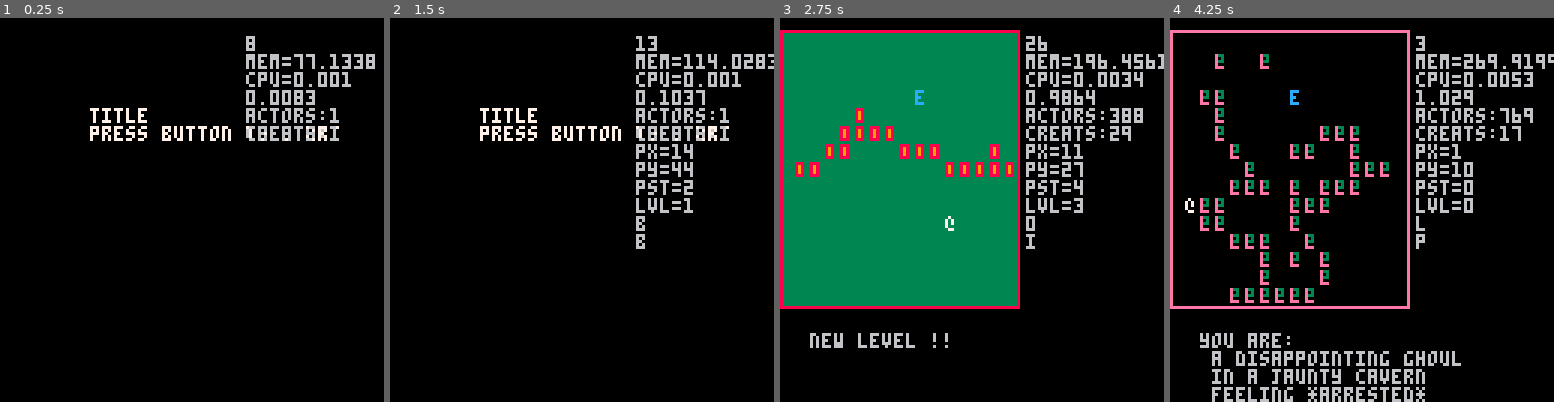
Above: before the commit, frames 1-4 (left to right).
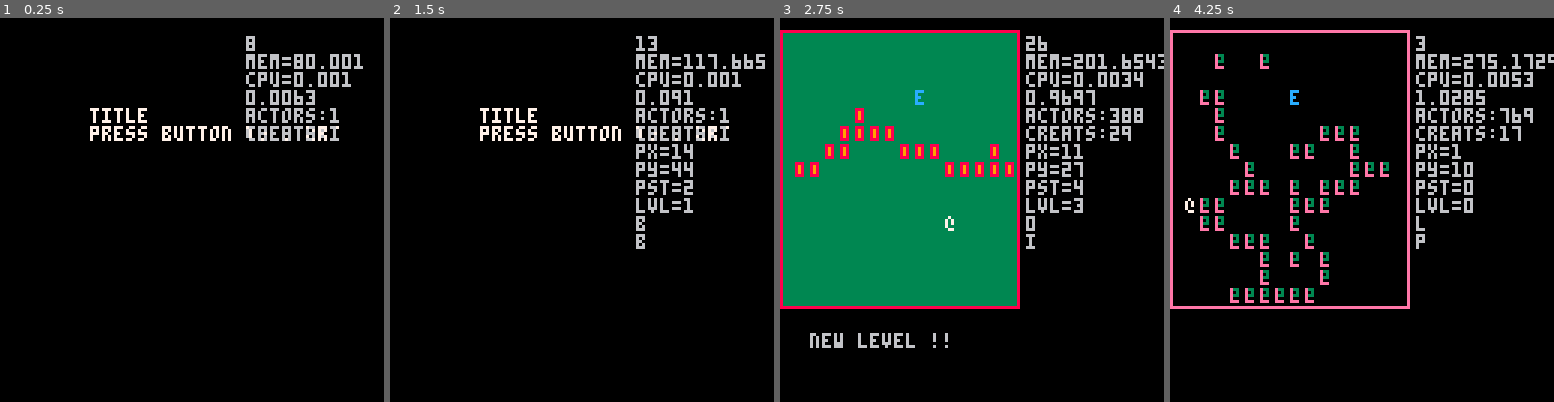
Above: after the commit, the same moments.

Repository: arnodick/castle
Game: PICO-8 cartridge castle.p8
Two runs of this game, one before a commit and one after it. Both use one fixed random seed, a clock stepped at 60 frames per second and the inputs below.
Inputs:
- Up to frame 1 (0.25 s): no input
- Up to frame 2 (1.5 s): tap X (X key) at 0.33, 1.07 s; tap O (Z key) at 0.7 s
- Up to frame 3 (2.75 s): hold Right 1.6-2.1 s; tap O (Z key) at 1.7, 2.1, 2.5 s; tap X (X key) at 1.85 s; hold Up 2.15-2.42 s; hold Right from 2.47 s (still down)
- Up to frame 4 (4.25 s): tap O (Z key) every 0.4 s from 2.9 to 4.1 s; tap X (X key) at 2.97, 4.08 s; release Right at 3.03 s; hold Left 3.08-3.58 s; hold Down 3.63-3.97 s; hold Right from 4.02 s (still down)

The runs differ from the first frame. In frame 1, 0.3% of the frame differs, in the area x 76-98%, y 9-21%; in frame 2, 0.3%; in frame 3, 0.3%; in frame 4, 3.7%, in the area x 7-98%, y 9-100%.

Commit message:
making it all

Diff:
--- a/castle.p8
+++ b/castle.p8
@@ -80,16 +80,18 @@
 	adjective[29]="swarthy"
 
 	pronouns={}
-	pronouns[1]="half"
-	pronouns[2]="demi"
-	pronouns[3]="hyper"
-	pronouns[4]="aqua"
-	pronouns[5]="anti"
-	pronouns[6]="meta"
-	pronouns[7]="robo"
-	pronouns[8]="hoary"
-	pronouns[9]="gnar"
-	pronouns[10]="were"
+	pronouns[1]="half-"
+	pronouns[2]="demi-"
+	pronouns[3]="hyper-"
+	pronouns[4]="aqua-"
+	pronouns[5]="anti-"
+	pronouns[6]="meta-"
+	pronouns[7]="robo-"
+	pronouns[8]="hoary-"
+	pronouns[9]="gnar-"
+	pronouns[10]="were-"
+	pronouns[11]="semi-"
+	pronouns[12]=""
 
 	species={}
 	species[1]="bear"
@@ -144,17 +146,36 @@
 	end
 
 	--player attributes
+	local ad=flr(rnd(#adjective))+1
+	local pn=#pronouns if rnd(1)<=0.5 then pn=flr(rnd(#pronouns))+1 end
+	local sp=flr(rnd(#species))+1
+	local fe=flr(rnd(#feelings))+1
 	for a=1,4 do
 		as[1][a].ch=1 as[1][a].c=7 as[1][a].m=1
+		as[1][a].ad=ad
+		as[1][a].pn=pn
+		as[1][a].sp=sp
+		as[1][a].fe=fe
 	end
 	--terrain attributes
 	for a=1,4 do
 		as[2][a].ch=flr(rnd(#chars)+1)  as[2][a].c=flr(rnd(14))+1 as[2][a].m=0
 		as[2][a].ch2=flr(rnd(#chars)+1) as[2][a].c2=flr(rnd(14))+1
+		as[2][a].ad=flr(rnd(#adjective))+1
+		as[2][a].pn=#pronouns if rnd(1)<=0.5 then as[2][a].pn=flr(rnd(#pronouns))+1 end
+		as[2][a].sp=flr(rnd(#species))+1
+		as[2][a].fe=flr(rnd(#feelings))+1
+
+--		as[2][a].status="thing"
 	end
 	--enemy attributes
 	for a=1,4 do
 		as[3][a].ch=6  as[3][a].c=12 as[3][a].m=2
+--		as[3][a].status="sorze"
+		as[3][a].ad=flr(rnd(#adjective))+1
+		as[3][a].pn=#pronouns if rnd(1)<=0.5 then as[2][a].pn=flr(rnd(#pronouns))+1 end
+		as[3][a].sp=flr(rnd(#species))+1
+		as[3][a].fe=flr(rnd(#feelings))+1
 	end
 
 	levelc=flr(rnd(3))
@@ -162,6 +183,7 @@
 	local at={}
 	local style={}
 
+	--even need this? just set actortypes instead of as[][] above
 	for a=1,3 do
 		at={}
 		for b=1,4 do
@@ -169,6 +191,12 @@
 			style.ch=sub(chars,as[a][b].ch,as[a][b].ch)
 			style.c=as[a][b].c
 			style.m=as[a][b].m
+			style.ad=as[a][b].ad
+			style.pn=as[a][b].pn
+			style.sp=as[a][b].sp
+			style.fe=as[a][b].fe
+--			style.m=as[a][b].m
+--			style.status=as[a][b].status
 			if a==2 then
 				style.ch2=sub(chars,as[a][b].ch2,as[a][b].ch2)
 				style.c2=as[a][b].c2
@@ -241,30 +269,34 @@
 	a.secy=flr(a.y/sector_s)*sector_s*cellh
 	a.shakex=0
 	a.shakey=0
-	a.status=a.x
+--	a.status={}
+--	a.status[1]="thing"
 	if a.t==3 or a.t==1 then
 		a.attack=0
 		a.attackdir=0
 		a.attackpwr=3
 		a.hit=0
-		--a.status="zorse"
+		--a.status[1]="zorse"
 		add(actors.creatures,a)
 	end
 	if a.t==1 then
 		a.steps=0
 		a.attackpwr=2
-		local n=flr(rnd(#adjective))+1
-		a.pn="" if rnd(1)>=0.5 then a.pn=pronouns[flr(rnd(#pronouns))+1].."-" end
-		a.de=" a "..adjective[n].. " "..a.pn..species[flr(rnd(#species)+1)]
-		a.fe=flr(rnd(#feelings))+1
+--		a.ad=flr(rnd(#adjective))+1
+		--a="" if rnd(1)>=0.5 then a.pn=pronouns[flr(rnd(#pronouns))+1].."-" end
+--		a.pn=#pronouns if rnd(1)<=0.5 then a.pn=flr(rnd(#pronouns))+1 end
+		--a.de=" a "..adjective[n].. " "..a.pn..species[flr(rnd(#species)+1)]
+--		a.sp=flr(rnd(#species))+1
+--		a.fe=flr(rnd(#feelings))+1
+--		a.target={}
 		a.target=nil
 
-		n=flr(rnd(#adjective))+1
-		a.status={}
-		a.status[1]="you are:"
-		a.status[2]=a.de
-		a.status[3]=" in a "..adjective[n].." "..places[flr(rnd(#places))+1]
-		a.status[4]=" feeling *"..feelings[a.fe].."*"
+		--n=flr(rnd(#adjective))+1
+		--a.status={}
+		--a.status[1]="you are:"
+		--a.status[2]=a.de
+		--a.status[3]=" in a "..adjective[n].." "..places[flr(rnd(#places))+1]
+		--a.status[4]=" feeling *"..feelings[a.fe].."*"
 		--del(adjective,adjective[n])
 	end
 	add(actors,a)
@@ -277,7 +309,8 @@
 	m.y=y
 	m.w=w
 	m.h=h
-	m.me=me
+	local mess={}
+	m.me=mess
 	add(menus,m)
 end
 
@@ -354,10 +387,11 @@
 function colactor(a,d,t)
 	local dire=direction(d)
 	--gotta put this where it chec pos!
-	if a.t==1 then p.target=t.status end
-	if t.t!=2 then
+	--if t.t!=2 then
 		if t!=a then
 		if a.x+dire[1]==t.x and a.y+dire[2]==t.y then
+			--if a.t==1 then
+			--a.target=t.status --end
 			sfx(0)
 			for b=1,2 do
 				if dire[b]!=0 then a.attackdir=b end
@@ -378,7 +412,7 @@
 			end
 		end
 		end
-	end
+	--end
 end
 
 function moveactor(a,d)
@@ -393,9 +427,10 @@
 			room[a.x][a.y]=a.t
 			a.secx=flr(a.x/sector_s)*sector_s*cellw
 			a.secy=flr(a.y/sector_s)*sector_s*cellh
-		else return true
-		end
-
+		else
+			a.target=room[a.x+dire[1]][a.y+dire[2]]
+		 return true
+		end
 	end
 end
 
@@ -404,8 +439,8 @@
 		local d=movetype(a)
 		a.target=nil
 		if moveactor(a,d) then
-			for target in all(actors.creatures) do
-				colactor(a,d,target)
+			for cr in all(actors.creatures) do
+				colactor(a,d,cr)
 			end
 		end
 	else
@@ -423,11 +458,18 @@
 		if p.target!=nil then
 			m.me={}
 			m.me[1]="you face:"
-			m.me[2]=" a "..p.target
+			m.me[2]=" a "..species[actortypes[p.target][level+1].sp]
 		else
-			m.me=p.status
-		end
-	end
+			local n=flr(rnd(#adjective))+1
+			local ty=actortypes[p.t][level+1]
+			m.me={}
+			m.me[1]="you are:"
+			m.me[2]=" a "..adjective[ty.ad].." "..pronouns[ty.pn]..species[ty.sp]
+			m.me[3]=" in a "..adjective[n].." "..places[flr(rnd(#places))+1]
+			m.me[4]=" feeling *"..feelings[ty.fe].."*"
+		end
+	end
+
 --	m.x=m.x+cam[1]
 --	m.y=m.y+cam[2]
 end
